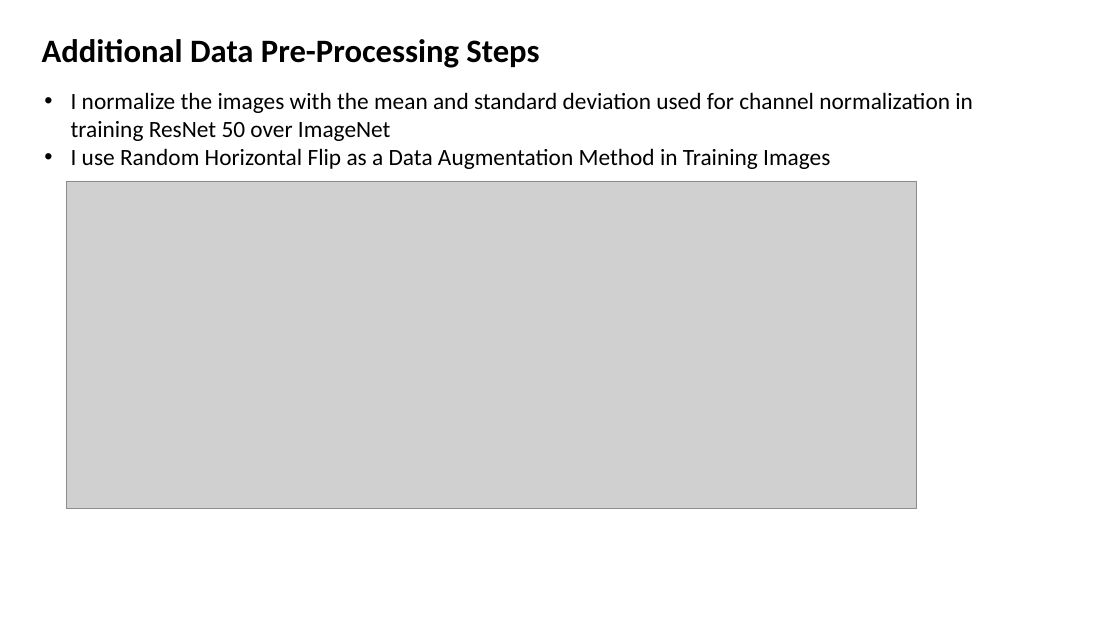
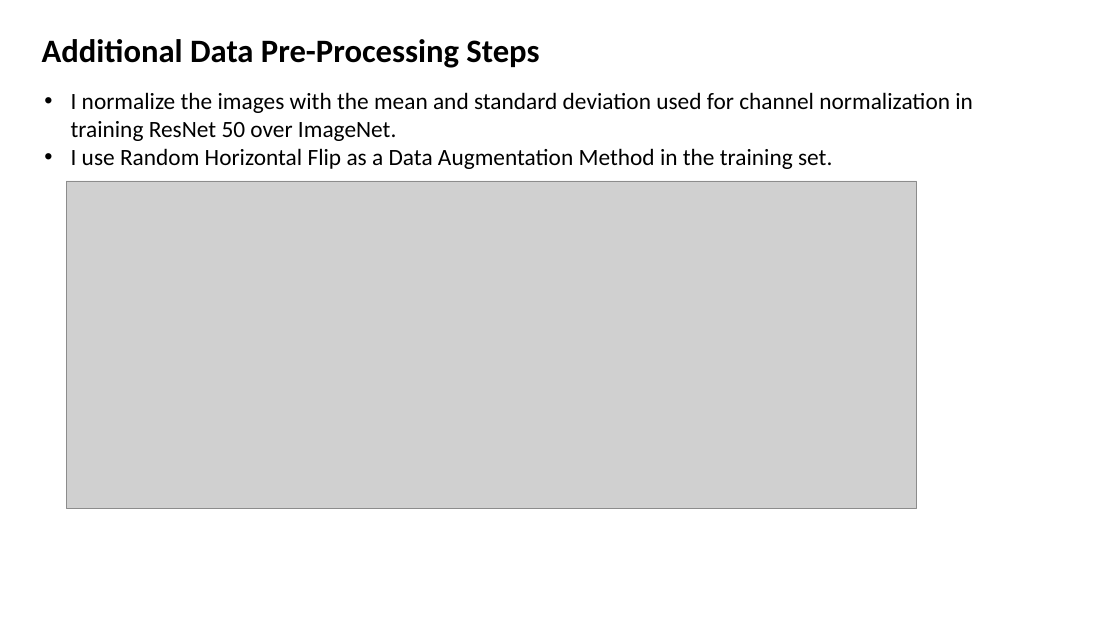
Before and after one commit to saadmunir94-ce/ArcFace-Implementation, a slide deck: slide 9 of ArcFace Saad.pptx. Drawn at 1120x630 pixels with LibreOffice and Linux fonts; fonts in the diff are those of the drawing; grey boxes stand for pictures. Boxes give left, top, right and bottom in pixels: in the first picture for what was removed or moved away, otherwise in the second. Text is boxed around its words. In the diff, an @@ line names an element or a change of style, - is before the commit and + after.

Commit message:
improve grammar in the presentation

```diff
--- a/ArcFace Saad.pptx
+++ b/ArcFace Saad.pptx
@@ text at (71, 92, 973, 169): text changed @@
-• I normalize the images with the mean and standard deviation used for channel normalization in training ResNet 50 over ImageNet
-• I use Random Horizontal Flip as a Data Augmentation Method in Training Images
+• I normalize the images with the mean and standard deviation used for channel normalization in training ResNet 50 over ImageNet.
+• I use Random Horizontal Flip as a Data Augmentation Method in the training set.
```
Also in this commit, not shown: 10 other slides changed, 1 other file.
